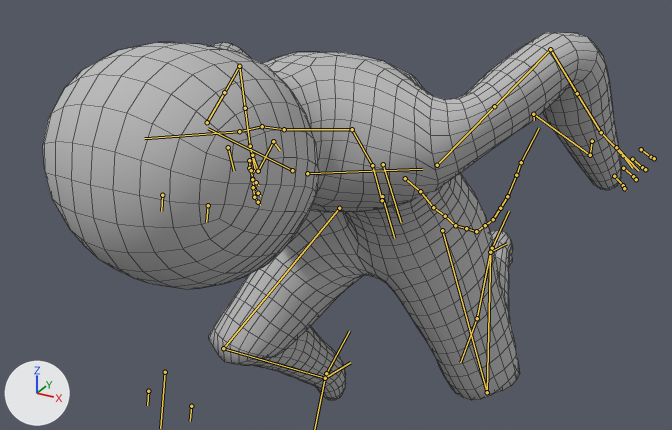
One commit to the Blender file BlenderStuff/PlayerAnim.blend: the scene before it, then after it.
Before and after are seen from a 50 mm camera at (0.753, -1.436, 1.39) aimed at (-0.013, -0.043, 0.693). The axes (+X, +Y, +Z) are drawn at lower left. The lights are the same throughout. Both versions are drawn at frame 7 of the action 'Movement_Jump01'; the numbers are the values there. The bones that bend it are drawn over the model as lines. Mesh edges are drawn as thin lines.

In view in the first picture: 'Human_Mesh'.
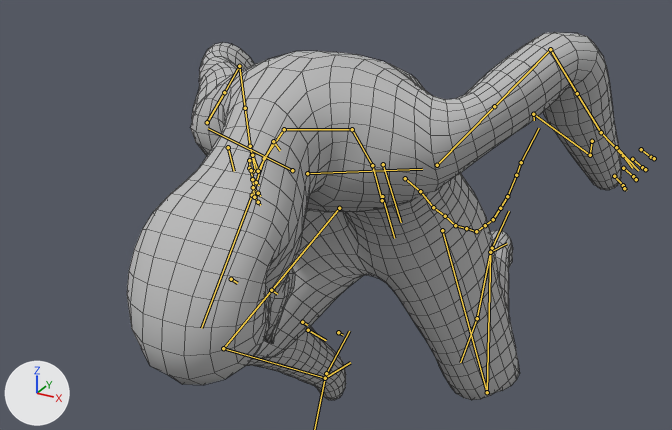
Changed parts and their boxes (x1, y1, x2, y2) in the pictures (672 x 430 px):
'Human_Mesh', posed (14% narrower)
    before: (43, 32, 622, 400)
    after: (127, 32, 622, 400)
bone 'Neck.001', root to tip
    before: (284, 129) to (262, 126)
    after: (284, 129) to (264, 158)
bone 'Neck.002', root to tip
    before: (262, 126) to (239, 131)
    after: (264, 158) to (252, 195)

What the commit changed:
Bone 'Neck.001' (bone_neck_001) turns from (0, 0, 0) to (-46, 0, 0) degrees about its own x, y and z.
Bone 'Neck.002' (bone_neck_002) turns from (0, 0, 0) to (-16, 0, 0) degrees about its own x, y and z.
